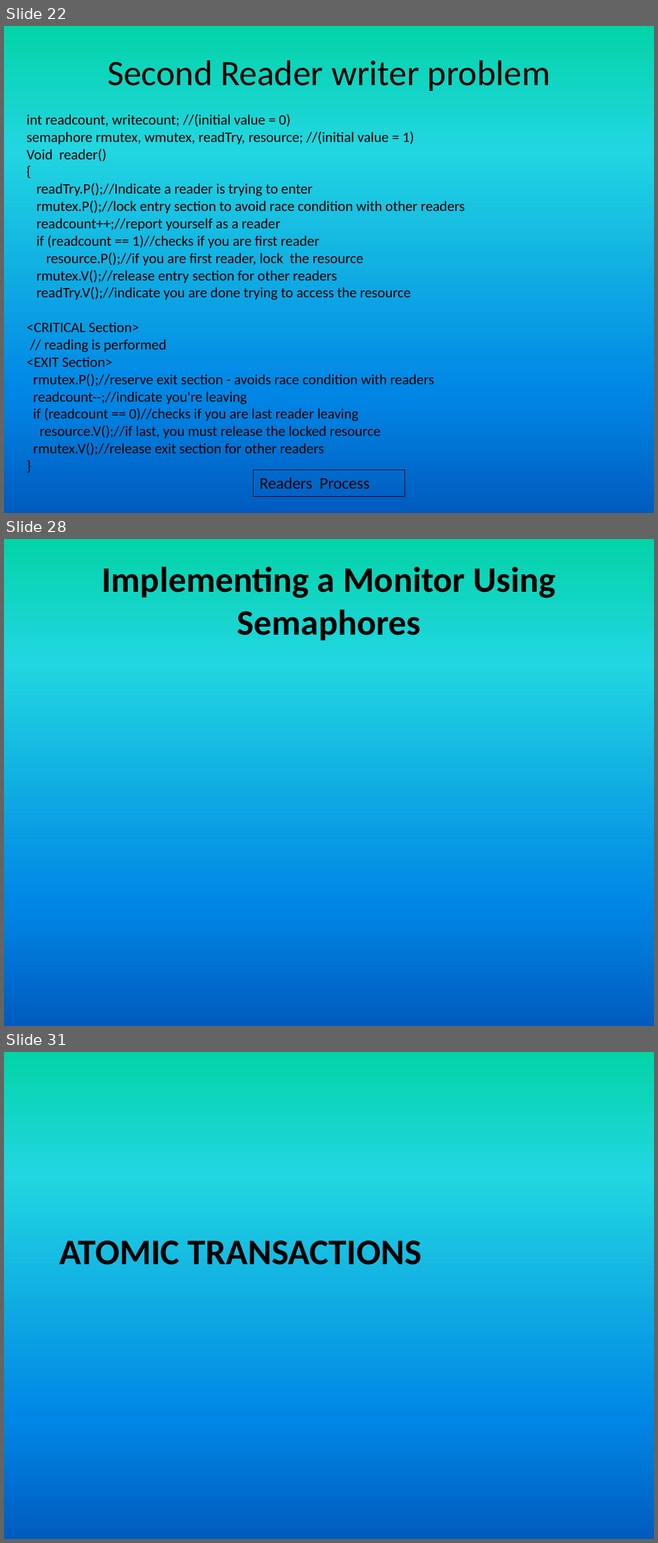
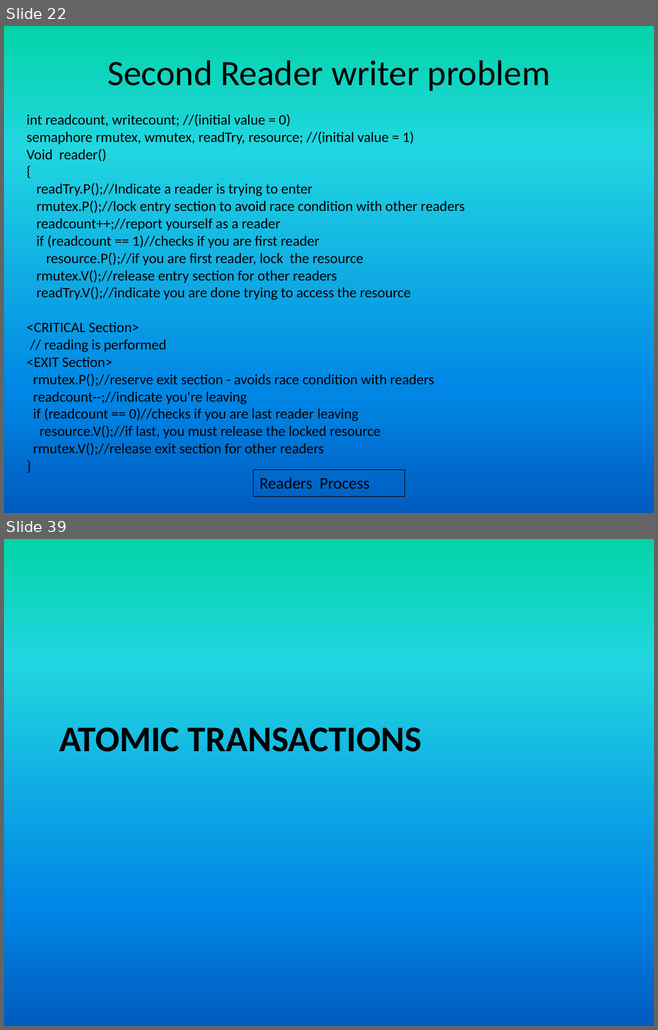
Before and after one commit to girishsukukumar/RTOS, a slide deck: RTOS-13 synchronization.pptx. Shown one above the other, each under a label of ours: slides 22, 28 and 31 before the commit, slides 22 and 39 after it; the slides between them are not shown. The pictures are 658x1543 and 658x1030 pixels, drawn with LibreOffice and Linux fonts; fonts in the diff are those of the drawing. Boxes give left, top, right and bottom in pixels: in the first picture for what was removed or moved away, otherwise in the second. Text is boxed around its words. In the diff, an @@ line names an element or a change of style, - is before the commit and + after.

```diff
--- a/RTOS-13 synchronization.pptx
+++ b/RTOS-13 synchronization.pptx
@@ slide 28 removed at [4, 539, 654, 1026], background gradient #03D4A8 to #21D6E0 to #0087E6 to #005CBF @@
@@ title removed at [102, 566, 556, 641] @@
-Implementing a Monitor Using Semaphores
@@ what was slide 31 is now slide 39 @@
```
Also in this commit, not shown: 4 slides changed, 12 slides added, 3 other slides removed.
